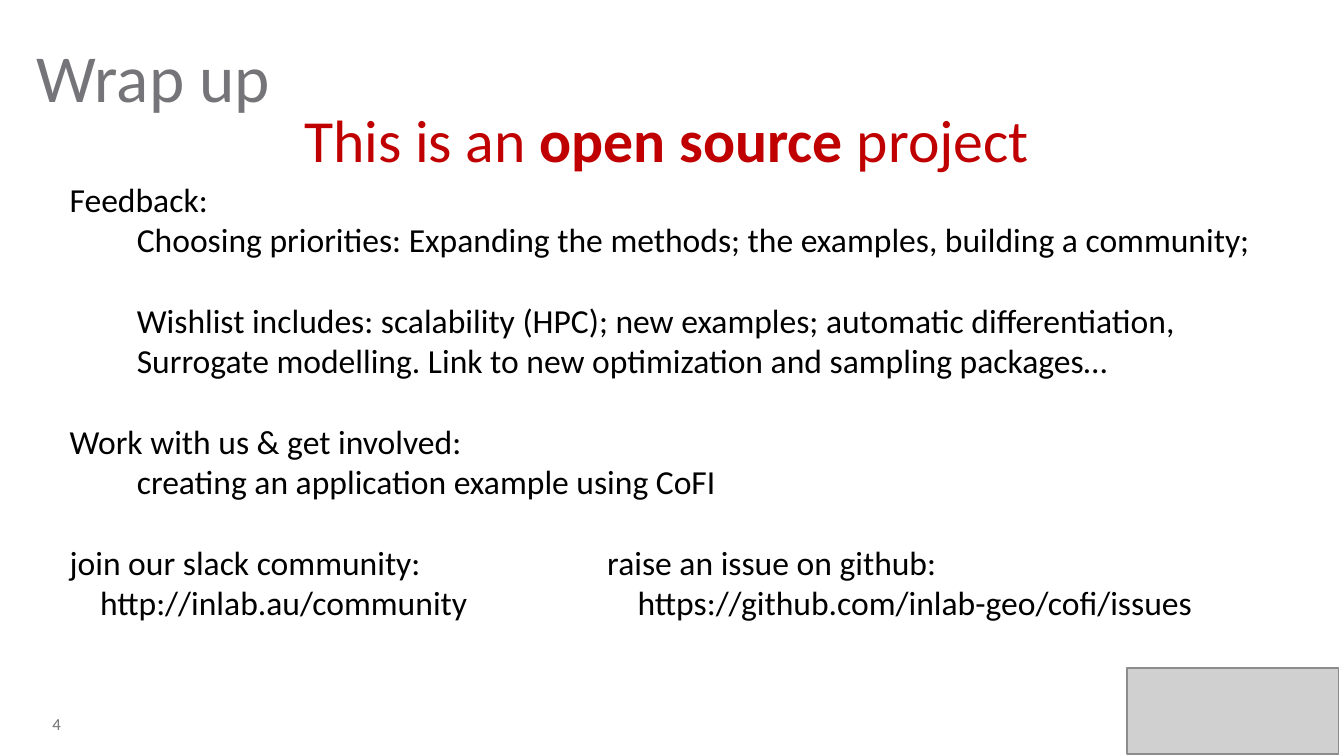
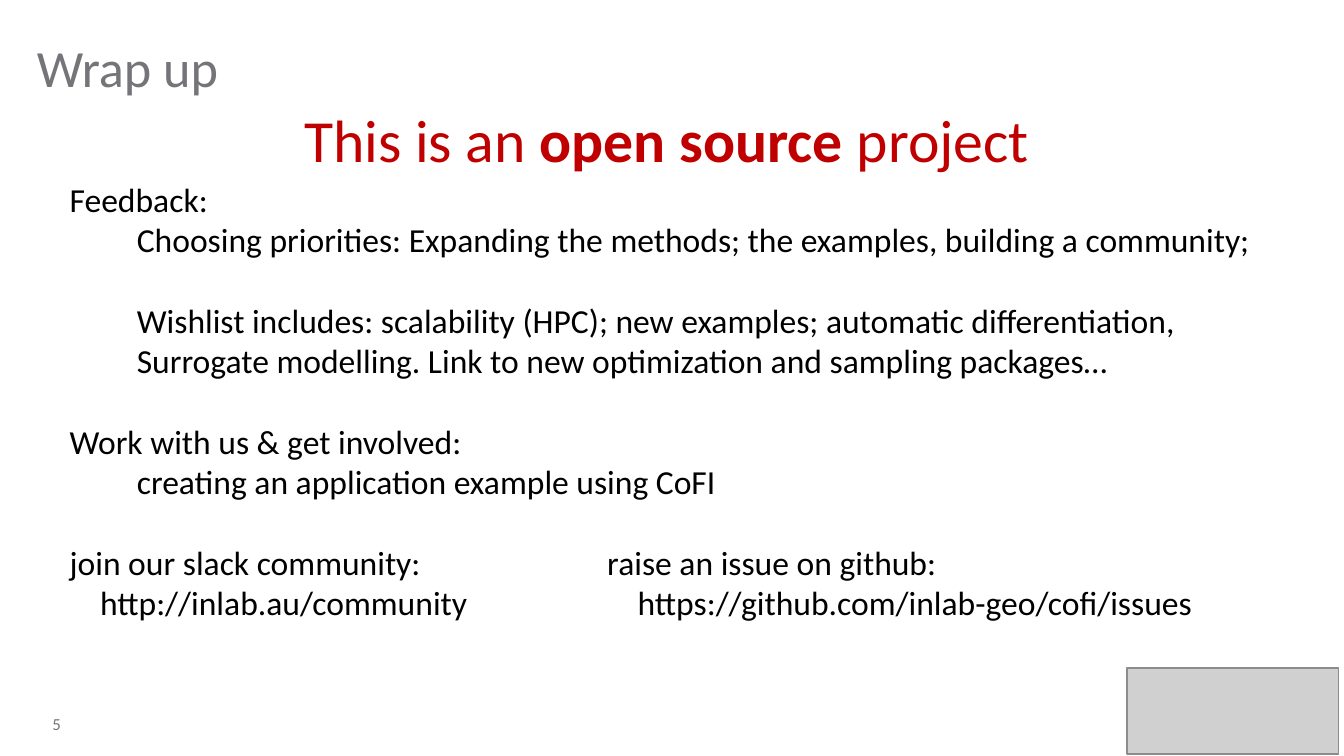
Before and after one commit to inlab-geo/inlab-show-and-tell-2025, a slide deck: slide 5 of docs/outro.pptx (slide 4 before the commit). Drawn at 1344x756 pixels with LibreOffice and Linux fonts; fonts in the diff are those of the drawing; grey boxes stand for pictures; background and template pictures are left out. Boxes give left, top, right and bottom in pixels: in the first picture for what was removed or moved away, otherwise in the second. Text is boxed around its words. In the diff, an @@ line names an element or a change of style, - is before the commit and + after.

```diff
--- a/docs/outro.pptx
+++ b/docs/outro.pptx
@@ title "Wrap up" at [37, 53, 218, 96]: size 36 to 28 pt @@
@@ page number at [52, 719, 61, 730]: text changed @@
-4
+5
```
Also in this commit, not shown: 2 other slides changed, 1 slide added, 1 other file.
